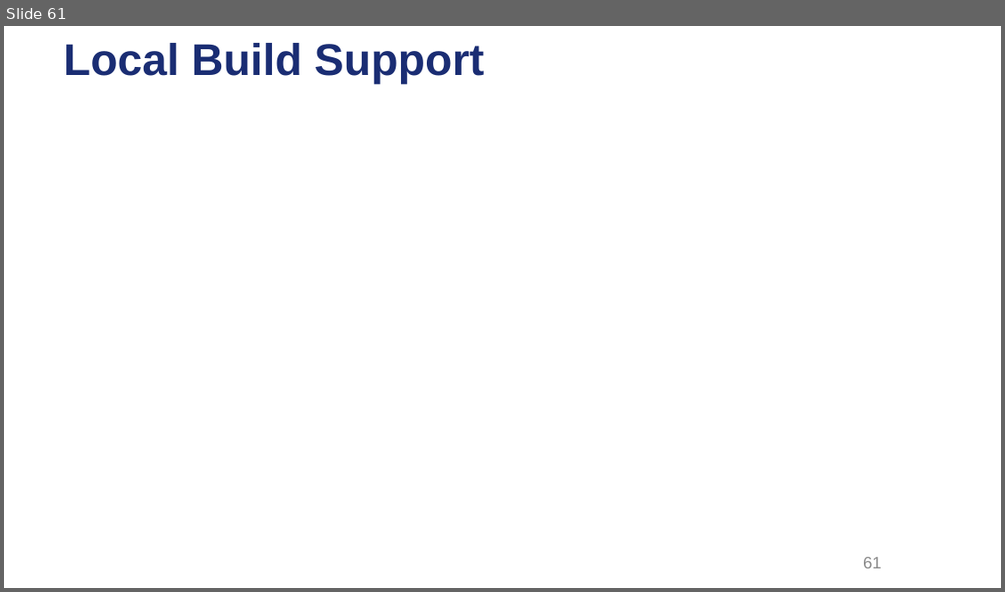
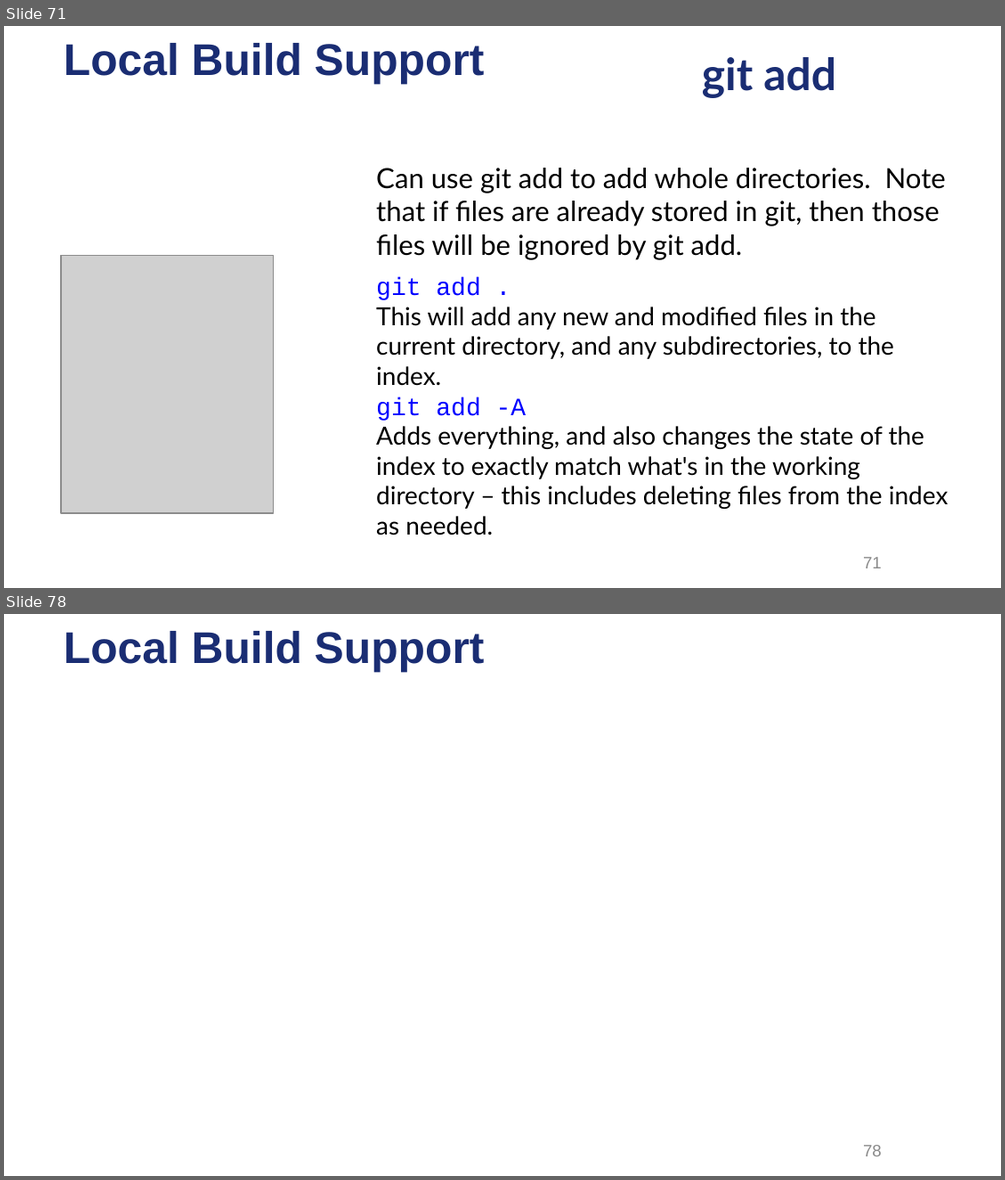
Before and after one commit to ysgard/git-presentation, a slide deck: Dive into Git.odp. Shown one above the other, each under a label of ours: slide 61 before the commit, slides 71 and 78 after it; the slides between them are not shown. The pictures are 1005x592 and 1005x1180 pixels, drawn with LibreOffice and Linux fonts; fonts in the diff are those of the drawing; grey boxes stand for pictures; background and template pictures are left out. Boxes give left, top, right and bottom in pixels: in the first picture for what was removed or moved away, otherwise in the second. Text is boxed around its words. In the diff, an @@ line names an element or a change of style, - is before the commit and + after.

```diff
--- a/Dive into Git.odp
+++ b/Dive into Git.odp
@@ slide 71 added at bbox=[4, 26, 1001, 588], background picture (left out); not listed: 1 template element that a slide beside it also shows @@
@@ title added at bbox=[702, 57, 836, 98], 32 pt, text #1A2D73, bold @@
+git add
@@ text added at bbox=[376, 168, 946, 259], 20 pt, text #000000 @@
+● Can use git add to add whole directories. Note that if files are already stored in git, then those files will be ignored by git add.
@@ picture added at bbox=[61, 256, 273, 513] @@
@@ text added at bbox=[376, 277, 948, 535], 18 pt, text #000000 @@
+● git add .
+● This will add any new and modified files in the current directory, and any subdirectories, to the index.
+● git add -A
+● Adds everything, and also changes the state of the index to exactly match what's in the working directory – this includes deleting files from the index as needed.
@@ page number added at bbox=[863, 556, 882, 568], 12 pt, text #898989 @@
+71
@@ what was slide 61 is now slide 78 @@
@@ page number at bbox=[863, 1144, 882, 1156]: text changed @@
-61
+78
```
Also in this commit, not shown: 3 slides changed, 18 other slides added, 2 slides removed, 15 other files.
